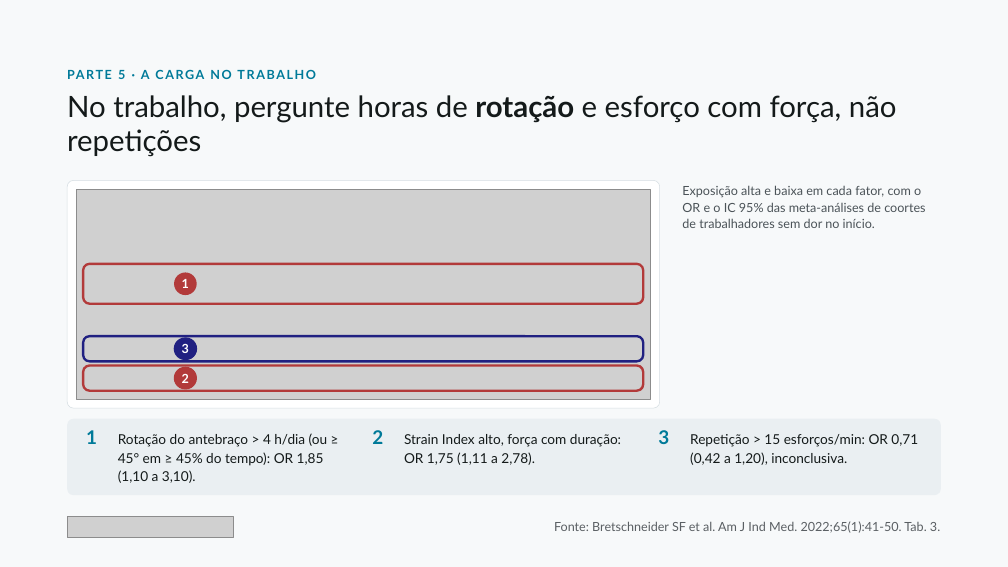
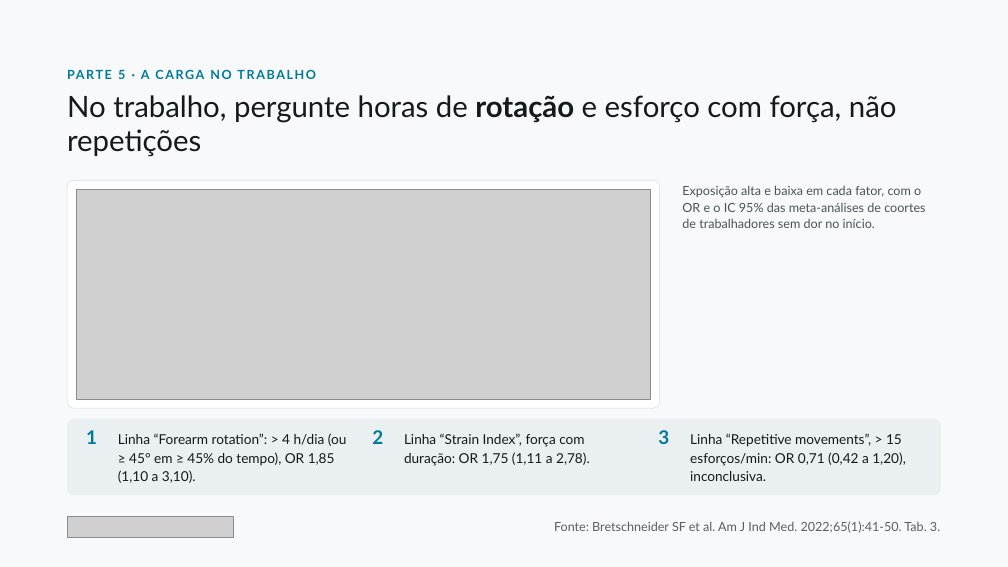
Before and after one commit to dossantosdanieel/illic, a slide deck: slide 34 of aulas/2026-11-cotovelo-lateral-2-reabilitacao/04_aula/cotovelo-lateral-2-reabilitacao.pptx. Drawn at 1008x567 pixels with LibreOffice and Linux fonts; fonts in the diff are those of the drawing; grey boxes stand for pictures. Boxes give left, top, right and bottom in pixels: in the first picture for what was removed or moved away, otherwise in the second. Text is boxed around its words. In the diff, an @@ line names an element or a change of style, - is before the commit and + after.

```diff
--- a/aulas/2026-11-cotovelo-lateral-2-reabilitacao/04_aula/cotovelo-lateral-2-reabilitacao.pptx
+++ b/aulas/2026-11-cotovelo-lateral-2-reabilitacao/04_aula/cotovelo-lateral-2-reabilitacao.pptx
@@ rounded rectangle removed at [83, 264, 644, 304] @@
@@ rounded rectangle removed at [174, 272, 197, 295] @@
-1
@@ rounded rectangle removed at [83, 337, 644, 361] @@
@@ rounded rectangle removed at [174, 337, 197, 360] @@
-3
@@ rounded rectangle removed at [83, 366, 644, 391] @@
@@ rounded rectangle removed at [174, 367, 197, 389] @@
-2
@@ text at [118, 433, 347, 483]: text changed @@
-Rotação do antebraço > 4 h/dia (ou ≥ 45° em ≥ 45% do tempo): OR 1,85 (1,10 a 3,10).
+Linha “Forearm rotation”: > 4 h/dia (ou ≥ 45° em ≥ 45% do tempo), OR 1,85 (1,10 a 3,10).
@@ text at [404, 433, 590, 466]: text changed @@
-Strain Index alto, força com duração: OR 1,75 (1,11 a 2,78).
+Linha “Strain Index”, força com duração: OR 1,75 (1,11 a 2,78).
@@ text at [690, 433, 906, 481]: text changed @@
-Repetição > 15 esforços/min: OR 0,71 (0,42 a 1,20), inconclusiva.
+Linha “Repetitive movements”, > 15 esforços/min: OR 0,71 (0,42 a 1,20), inconclusiva.
```
Also in this commit, not shown: 8 other slides changed, 21 other files.
